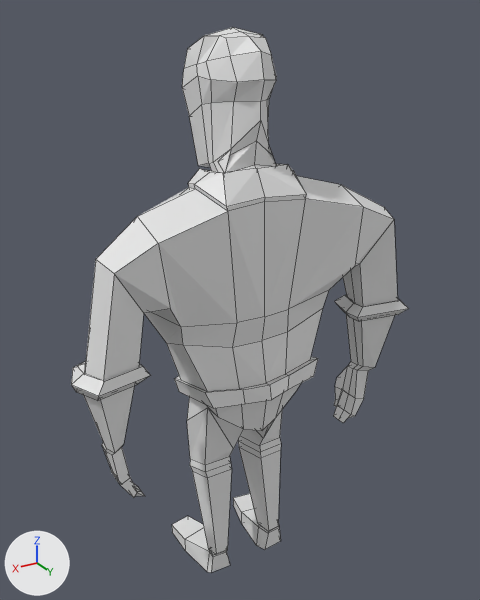
A saved change to the Blender file AdventurePlayground/MyCharacters/Full Character.blend.
The view is the same before and after, from a camera (50 mm lens) standing at (0.996, 1.67, 1.866) and looking at (-0.028, -0.038, 1.012). The lights are fixed; the arrows at lower left show +X, +Y and +Z. Mesh edges are drawn as thin lines.
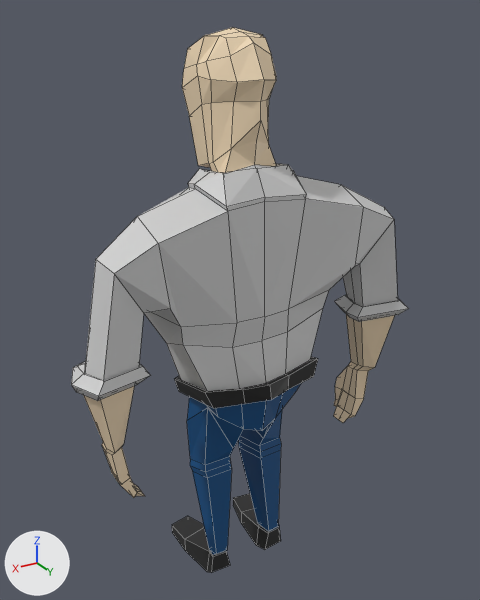
Location of each change, [x1, y1, x2, y2] in pixels of the pictures (480 x 600 px; the box of a moved part takes in the faces that stretch with it):
part 1 of me_cube_004, moved or reshaped: before [218, 121, 306, 207]; after [223, 121, 306, 207]
part 2 of me_cube_004, moved or reshaped: [226, 36, 276, 82] in both
part 3 of me_cube_004, moved or reshaped: [192, 471, 279, 556] in both
part 4 of me_cube_004, recoloured: [71, 27, 408, 572] in both

The edits, one by one:
Picture 'colour pallette.png' (img_colour_pallette_png) is new.
Material 'Colors' (mat_colors) is new.
Its texture is img_colour_pallette_png.
me_cube_004 is used by ob_cube_004; location (0.0, 0.0, 1.304); scale (0.152, 0.152, 0.152).
Verts and faces of me_cube_004; kept vertices keep their numbers, new ones are numbered from 268.
Before the commit, vertices of me_cube_004: 11 (0.84, 1.06, 0.5) at pixel (227, 211), 34 (0.0, 0.78, 1.97) at pixel (260, 120), 35 (0.41, 0.43, 1.45) at pixel (231, 148), 151 (0.6, 0.27, 1.21) at pixel (217, 161), 152 (0.0, 0.63, 1.59) at pixel (256, 140).
Before the commit, vertices of me_cube_004: 155 (0.57, 0.47, 1.02) at pixel (224, 173), 158 (0.57, 0.47, 1.02) at pixel (224, 173), 159 (0.0, 0.58, 1.14) at pixel (254, 164), 237 (0.68, 0.65, 1.0), 238 (0.68, 0.65, 1.01).
Before the commit, vertices of me_cube_004: 239 (0.0, 0.68, 1.01), 240 (0.72, 0.21, 0.93), 242 (0.0, 0.95, 0.61) at pixel (265, 197), 243 (0.87, 1.06, 0.58) at pixel (226, 206), 247 (0.0, 0.68, 1.1) at pixel (257, 168).
Before the commit, vertices of me_cube_004: 248 (0.7, 0.65, 1.08) at pixel (223, 173), 249 (0.7, 0.65, 1.09) at pixel (223, 172).
Before the commit, vertices of me_cube_004: 49 (0.0, 0.76, 3.11) at pixel (261, 51).
Before the commit, vertices of me_cube_004: 123 (0.3, -0.5, -5.88), 124 (1.1, -0.22, -5.86) at pixel (192, 470), 125 (0.98, 0.29, -5.75) at pixel (207, 477), 127 (0.48, 0.14, -7.85), 128 (0.97, 0.26, -7.85) at pixel (209, 549).
Before the commit, vertices of me_cube_004: 129 (0.94, 0.39, -7.91) at pixel (212, 554), 131 (0.48, 0.08, -7.86), 132 (0.97, 0.23, -7.86) at pixel (208, 549), 133 (0.87, 0.43, -7.9) at pixel (216, 554), 135 (0.48, 0.14, -7.92).
Before the commit, vertices of me_cube_004: 136 (0.97, 0.26, -7.92) at pixel (209, 551), 137 (0.94, 0.39, -7.97) at pixel (212, 556).
me_cube_004 had 268 vertices, 244 faces, 1 loose edge and spanned x 0.0..3.85, y -1.48..1.35, z -8.49..3.48.
me_cube_004 now has 265 vertices, 243 faces, 1 loose edge and spans x 0.0..3.85, y -1.48..1.35, z -8.49..3.48.
Part 1, on me_cube_004:
Vertices deleted: 151, 249 (with the faces that use them).
New faces: (34, 35, 155, 158, 159, 152), (242, 247, 248, 243), (11, 243, 248, 238), (238, 248, 247, 239), (237, 240, 239, 238).
Part 2, on me_cube_004:
Vertex 49 moves to (0.0, 0.53, 3.25), pixel (253, 42).
Part 3, on me_cube_004:
Vertices deleted: 128, 132 (with the faces that use them).
New vertex 268 is at (0.96, 0.25, -7.86), pixel (208, 549).
New faces: (124, 268, 133, 125), (123, 131, 268, 124), (127, 268, 131), (129, 133, 268), (129, 268, 136, 137), (127, 135, 136, 268).
me_cube_004 part 4: 232 faces spanning x 0.0..3.85, y -1.48..1.35, z -8.49..3.48 switch from mat_material (white #e7e7e7) to mat_colors (picture img_colour_pallette_png).
